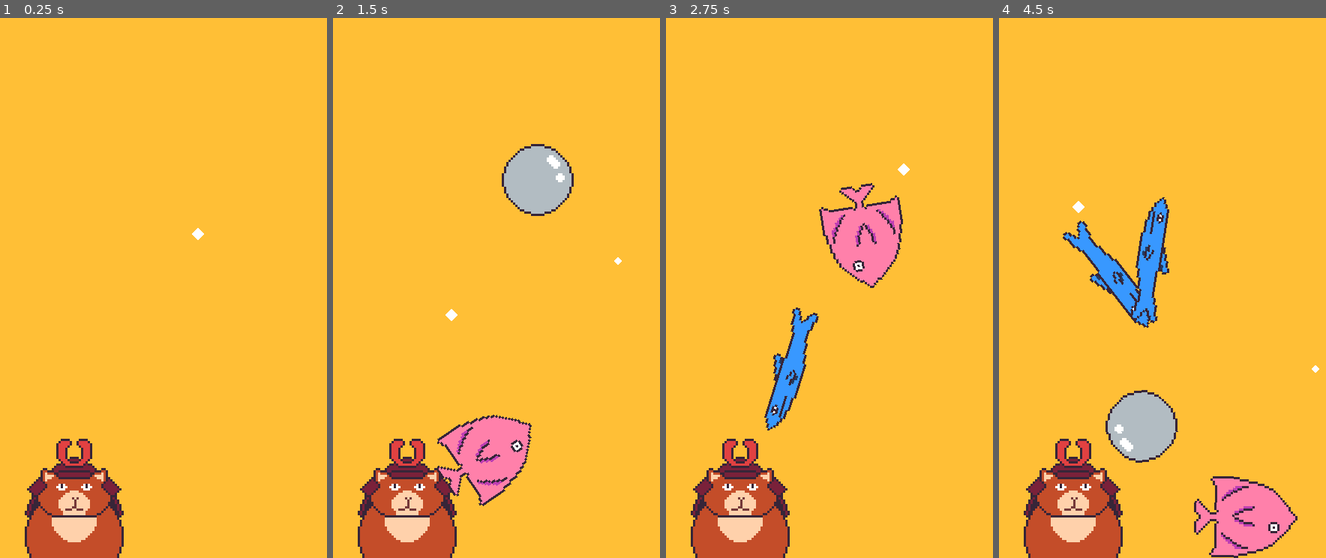
Above: before the commit, frames 1-4 (left to right).
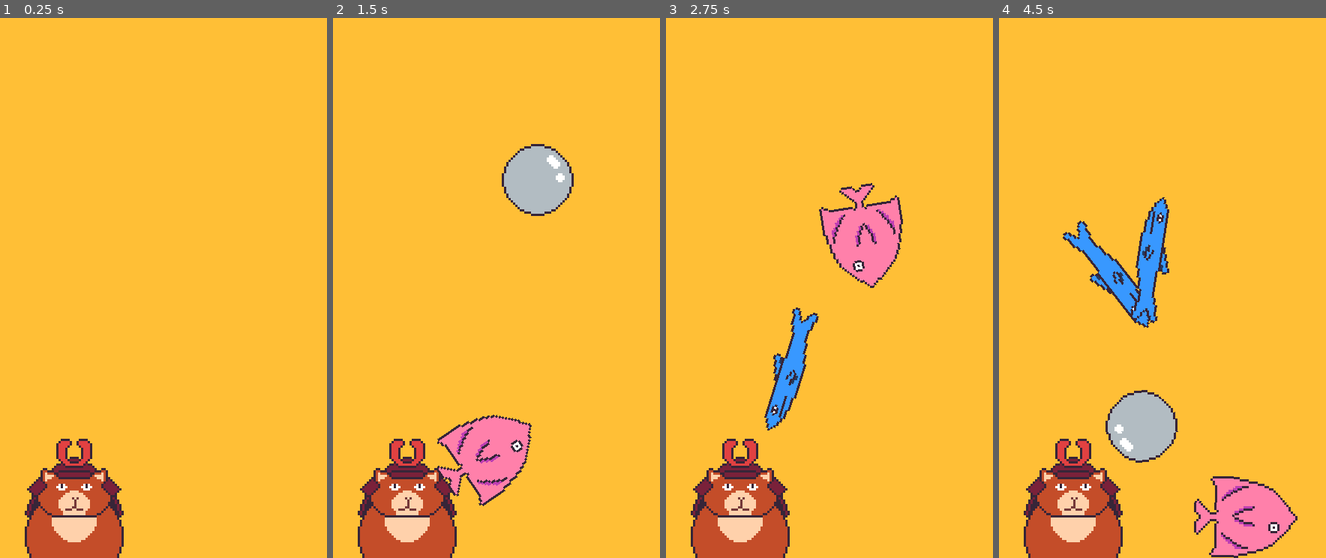
Above: after the commit, the same moments.

Repository: rthurmed/SamuraiBolinhaGD
Game: Godot game, scene res://src/Main.tscn
Same seed, same stepped clock (60 frames per second), same inputs: the game is played once before the commit and once after it.
Inputs (mouse positions are in pixels of both pictures, inside the frame that each line leads up to):
- Up to frame 1 (0.25 s): no input
- Up to frame 2 (1.5 s): tap Enter at 0.5 s; move the mouse to (617, 261) at 0.52 s; move the mouse to (450, 315) at 1.27 s
- Up to frame 3 (2.75 s): move the mouse to (904, 169) at 2.02 s
- Up to frame 4 (4.5 s): move the mouse to (1175, 396) at 2.77 s; move the mouse to (1316, 369) at 3.52 s; move the mouse to (1077, 207) at 4.27 s

The runs differ from the first frame. In frame 1, less than 0.1% of the frame differs, in the area x 58-63%, y 38-42%; in frame 2, less than 0.1%, in the area x 34-89%, y 44-57%; in frame 3, less than 0.1%; in frame 4, less than 0.1%.

Commit message:
Fixed cut particles when stopped

Diff:
--- a/src/Main.tscn
+++ b/src/Main.tscn
@@ -32,8 +32,6 @@
 shape = SubResource( 1 )
 
 [node name="Slasher" parent="." instance=ExtResource( 4 )]
-debug_line_path = NodePath("")
-debug_line = false
 
 [node name="BallSpawner" type="Area2D" parent="."]
 position = Vector2( 91, 270 )
--- a/src/Slasher.gd
+++ b/src/Slasher.gd
@@ -67,6 +67,7 @@
 
 func set_active(value: bool):
 	area.set_deferred("monitoring", value)
+	particles.set_deferred("emitting", value)
 
 
 func split_cuttable(cuttable: Cuttable, cutter: PoolVector2Array, normal: Vector2):
